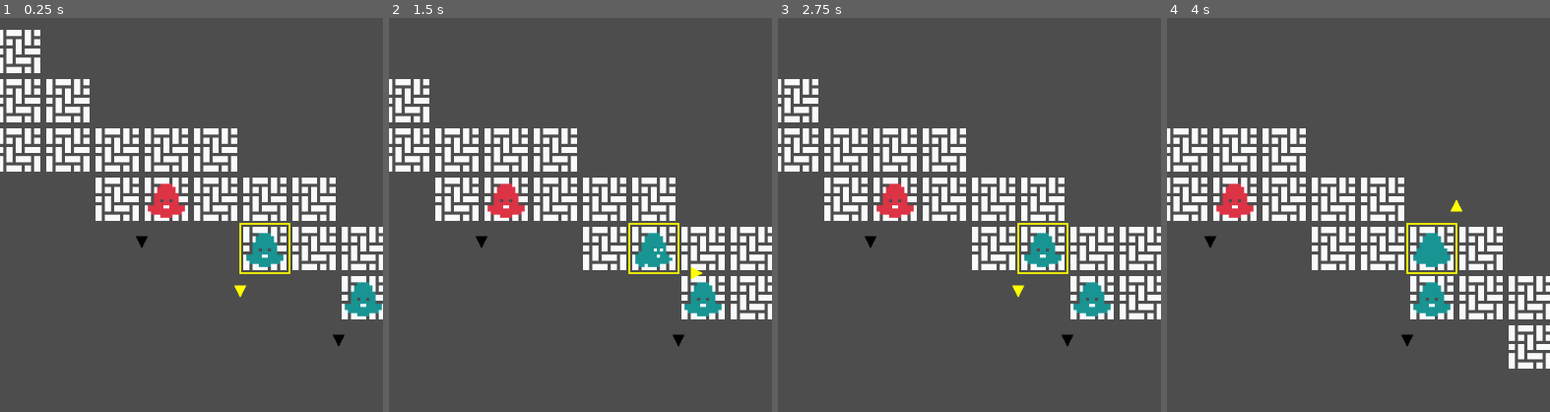
Above: before the commit, frames 1-4 (left to right).
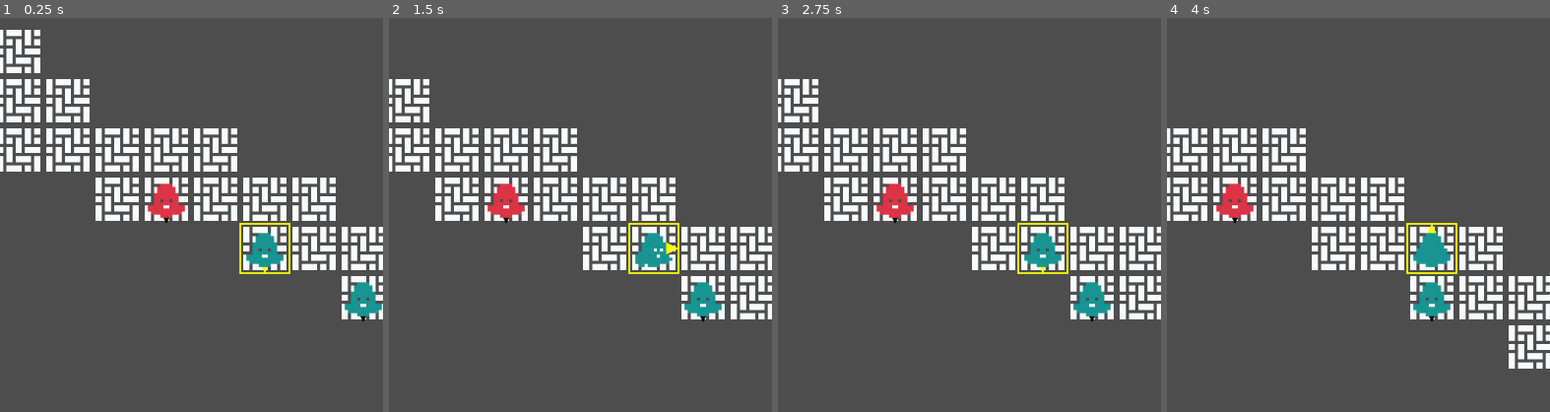
Above: after the commit, the same moments.

Repository: jimkang/throng
Game: Godot game, scene res://throng_root_node.tscn
Same seed, same stepped clock (60 frames per second), same inputs: the game is played once before the commit and once after it.
Inputs:
- Up to frame 1 (0.25 s): no input
- Up to frame 2 (1.5 s): tap Enter at 0.5 s; hold Right (right) 0.53-1.28 s; tap Space at 1.25 s; hold Down (down) from 1.28 s (still down)
- Up to frame 3 (2.75 s): tap Enter at 2 s; release Down (down) at 2.03 s; hold Right (right) from 2.03 s (still down)
- Up to frame 4 (4 s): tap Space at 2.75 s; release Right (right) at 2.78 s; hold Up (ui_up) 2.78-3.53 s; tap Enter at 3.5 s; hold Left (left) from 3.53 s (still down)
The pictures show only the part of the screen within x 17-67%, y 21-71%; the shares and areas given below are measured in that part.

The runs differ from the first frame. In frame 1, 0.2% of the frame differs, in the area x 35-96%, y 50-84%; in frame 2, 0.3%, in the area x 22-83%, y 50-84%; in frame 3, 0.2%; in frame 4, 0.2%.

Commit message:
Scale indicator correctly.

Diff:
--- a/individual_sprite_root.gd
+++ b/individual_sprite_root.gd
@@ -21,8 +21,12 @@
 		# The indicator rect will be some proportion of the sprite rect, then moved to the right
 		# edge of the sprite rect and centered vertically.
 		indicator_rect.size *= self.indicator_scale
-		indicator_rect.position.x = sprite_rect.size.x * (1.0 - self.indicator_scale)
-		indicator_rect.position.y = sprite_rect.size.y/2 - indicator_rect.size.y/2
+		# Once scaled, the indicator will be small and in the upper left corner.
+		# Move it to the right edge of the sprite, then back the width of the indicator.
+		# (0 is the center of the sprite.)
+		indicator_rect.position.x = sprite_rect.size.x/2 - indicator_rect.size.x
+		# Move it to the middle (0) but offset by half the height of the indicator.
+		indicator_rect.position.y = -indicator_rect.size.y/2
 		var triangle_pts = [
 			indicator_rect.position,
 			Vector2(indicator_rect.end.x, indicator_rect.position.y + indicator_rect.size.y/2),
